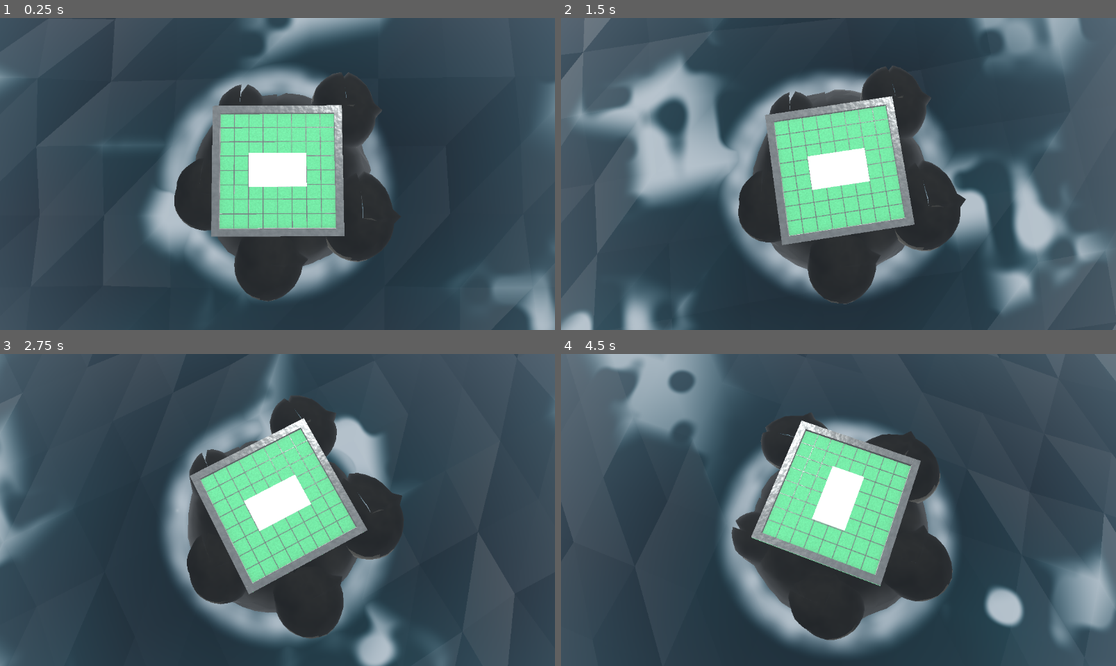
Above: before the commit, frames 1-4 (two rows, left to right).
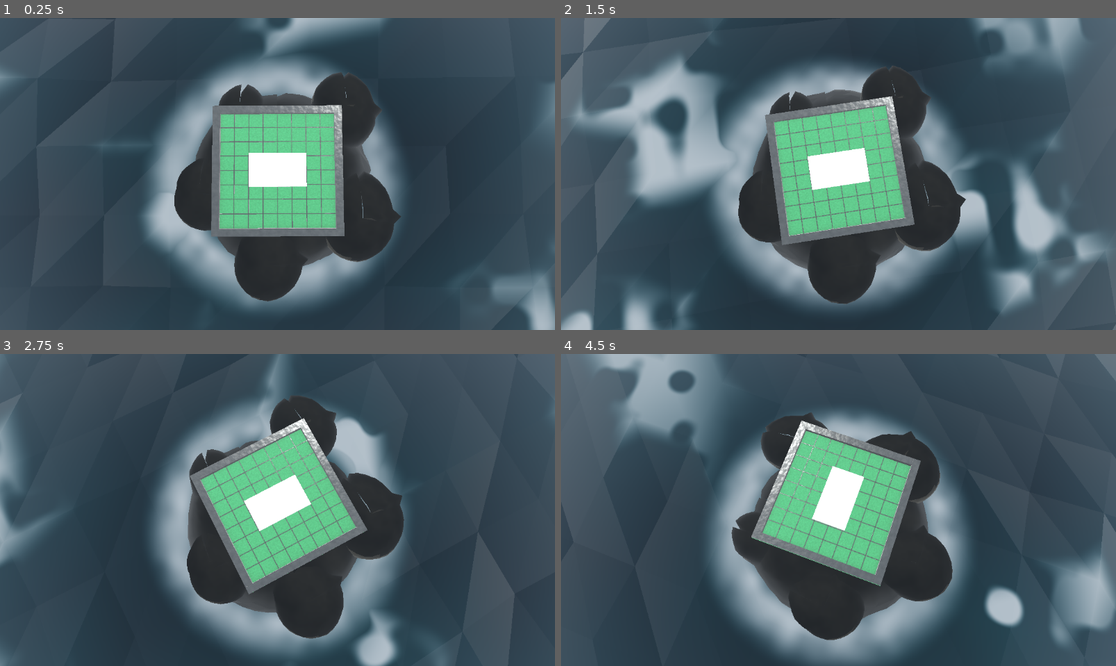
Above: after the commit, the same moments.

Repository: jop3/game-builder
Game: Godot game, scene res://othello.tscn
Two runs of this game, one before a commit and one after it. Both use one fixed random seed, a clock stepped at 60 frames per second and the inputs below.
Inputs:
- Up to frame 1 (0.25 s): no input
- Up to frame 2 (1.5 s): no input
- Up to frame 3 (2.75 s): no input
- Up to frame 4 (4.5 s): no input

The runs differ from the first frame. In frame 1, 12% of the frame differs, in the area x 26-73%, y 12-94%; in frame 2, 13%; in frame 3, 13%; in frame 4, 14%, in the area x 26-74%, y 18-100%.

Commit message:
arena-referens: ta bort billboard-stänk (skymde pelaren), dämpa ljuset (marmorn syns), bredare skumkrage vid klippan

Diff:
--- a/examples/othello/game/othello.gd
+++ b/examples/othello/game/othello.gd
@@ -299,9 +299,8 @@
 		mm.albedo_color = Color(bc.r, bc.g, bc.b, pf.a0 * (1.0 - k3) * (1.0 - k3))
 		alive.append(pf)
 	_puffs = alive
-	# kontinuerligt skum/stänk där vågorna slår mot klippan (fejkat, dt-drivet)
-	if _frame % 6 == 0:
-		_spawn_spray(_frame)
+	# skummet vid vattenlinjen sköts av havs-shaderns skumkrage (billboard-stänk
+	# skymde piedestalen). _spawn_spray finns kvar men anropas inte.
 	# blixt: en snabb dubbelblink-envelope som lyser upp scen + himmel
 	if _bolt_t < _bolt_dur:
 		_bolt_t += dt
@@ -598,8 +597,8 @@
 	e.sky = sky
 	e.ambient_light_source = Environment.AMBIENT_SOURCE_SKY
 	e.ambient_light_sky_contribution = 0.8
-	e.ambient_light_color = Color(0.62, 0.70, 0.82)
-	e.ambient_light_energy = 0.55          # ljus dagsljus-ambient
+	e.ambient_light_color = Color(0.60, 0.68, 0.80)
+	e.ambient_light_energy = 0.38          # dagsljus men ej utfrätt
 	e.tonemap_mode = Environment.TONE_MAPPER_FILMIC   # punchigare färg än AgX (havet blir blågrönt)
 	e.tonemap_white = 1.6
 	e.fog_enabled = true
@@ -612,8 +611,8 @@
 
 	# Dagsljus-sol: ljus, en aning varm, mjuka skuggor uppifrån-sidan.
 	var key := DirectionalLight3D.new()
-	key.light_color = Color(1.0, 0.97, 0.90)
-	key.light_energy = 2.4
+	key.light_color = Color(1.0, 0.96, 0.88)
+	key.light_energy = 1.5                 # dämpad så marmorns ådring/flöjlar syns (ej vitutfrätt)
 	key.light_angular_distance = 2.0
 	key.shadow_enabled = true
 	key.rotation = Vector3(deg_to_rad(-52.0), deg_to_rad(-38.0), 0.0)
--- a/examples/othello/game/sea.gdshader
+++ b/examples/othello/game/sea.gdshader
@@ -54,9 +54,9 @@
 	float crest = smoothstep(0.12, 0.55, v_h) * smoothstep(0.28, 0.62, fnoise);
 	// skumkrage där havet bryter mot ön
 	float d = length(v_wpos.xz);
-	float shore = smoothstep(island_r + 0.14, island_r - 0.02, d)
-	            * smoothstep(island_r - 0.16, island_r - 0.04, d)
-	            * (0.55 + 0.45 * vnoise(v_wpos.xz * 10.0 + t * 0.6));
+	float shore = smoothstep(island_r + 0.24, island_r - 0.02, d)
+	            * smoothstep(island_r - 0.20, island_r - 0.02, d)
+	            * (0.65 + 0.35 * vnoise(v_wpos.xz * 10.0 + t * 0.6));
 	float foam = clamp(max(crest, shore), 0.0, 1.0);
 
 	vec3 col = mix(deep, shallow, clamp(v_h * 0.5 + 0.5, 0.0, 1.0));
